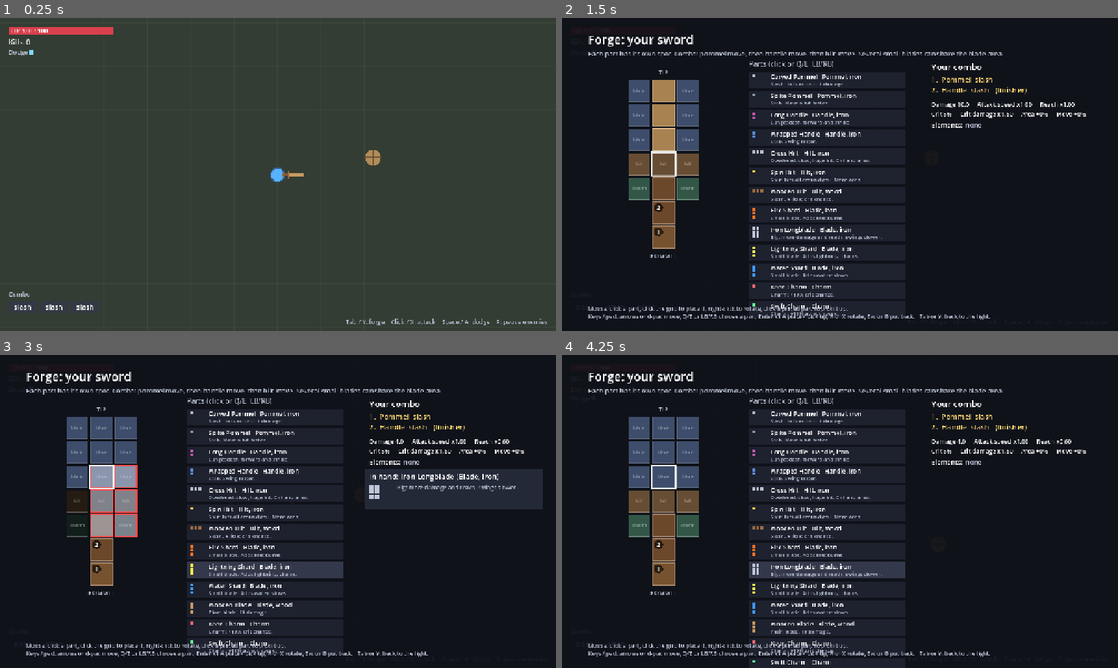
Above: before the commit, frames 1-4 (two rows, left to right).
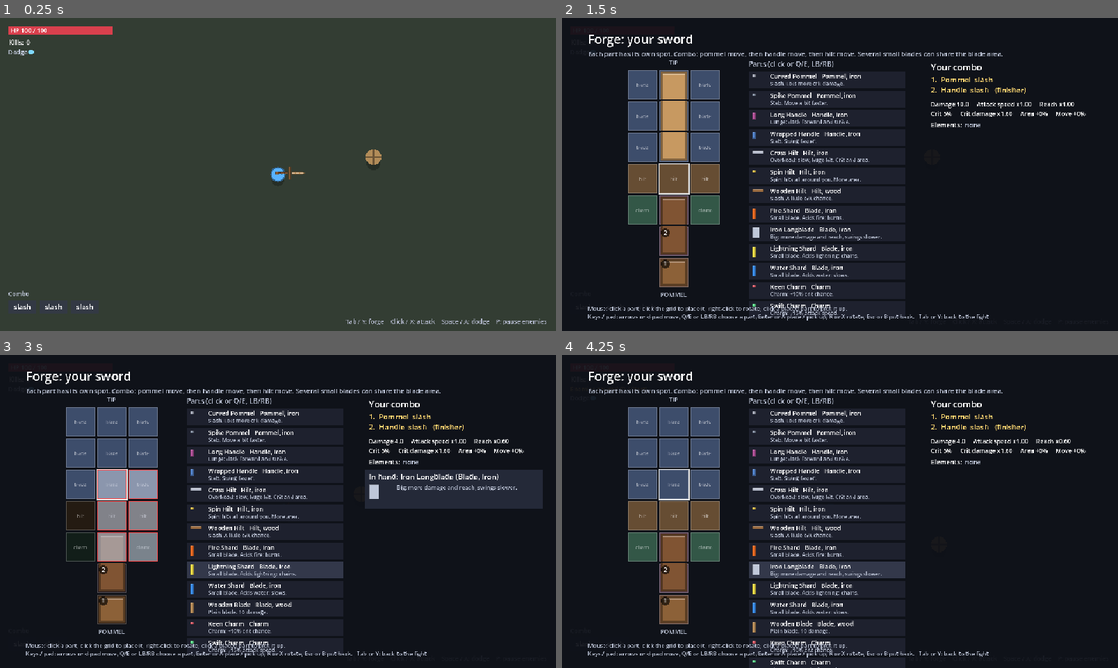
Above: after the commit, the same moments.

Repository: Durrannus/Modular-weapon-prototype
Game: Godot game, scene res://scenes/main.tscn
Same seed, same stepped clock (60 frames per second), same inputs: the game is played once before the commit and once after it.
Inputs (mouse positions are in pixels of both pictures, inside the frame that each line leads up to):
- Up to frame 1 (0.25 s): no input
- Up to frame 2 (1.5 s): tap Enter (menu_place) at 0.5 s; move the mouse to (962, 158) at 0.52 s; hold D (move_right) 0.53-1.28 s; tap Tab (build) at 0.6 s; click (962, 158) at 0.67 s; tap Space (dash) at 1.25 s; move the mouse to (728, 190) at 1.27 s; hold Escape (menu_back) from 1.28 s (still down); click (728, 190) at 1.35 s
- Up to frame 3 (3 s): tap Tab (build) at 1.55, 2.1 s; move the mouse to (333, 442) at 2.02 s; release Escape (menu_back) at 2.03 s; hold D (move_right) 2.03-2.78 s; tap Enter (menu_place) at 2.75 s; move the mouse to (250, 574) at 2.77 s; hold W (move_up) from 2.78 s (still down); tap Space (dash) at 2.85 s; click (250, 574) at 2.92 s
- Up to frame 4 (4.25 s): tap Tab (build) at 3.05, 3.8 s; move the mouse to (1006, 558) at 3.52 s; release W (move_up) at 3.53 s; hold A (move_left) from 3.53 s (still down); tap P (toggle_spawning) at 3.6 s

The runs differ from the first frame. In frame 1, 0.7% of the frame differs, in the area x 1-99%, y 2-99%; in frame 2, 13%, in the area x 4-95%, y 5-97%; in frame 3, 12%; in frame 4, 12%.

Commit message:
Milestone 2 groundwork: 640x360, sword drawn from its parts, sprite loading
- 640x360 base with integer scaling; camera zoomed so the world keeps its units
- HUD and forge drawn at half scale so text stays sharp
- Sword is its own layer built from the parts on the grid, aimed, held at the
  hand, behind the body when facing up
- Body faces the nearest of 4 directions
- Sprites load by name from art/ with simple-shape fallbacks (parts in hand and
  on the forge grid, enemies, floor and wall tiles)

Co-Authored-By: Claude Opus 5.5 <noreply@anthropic.com>
Claude-Session: https://claude.ai/code/session_01PcDKVkPofzbtLy82C9TbQ8

Diff:
--- a/project.godot
+++ b/project.godot
@@ -15,9 +15,12 @@
 
 [display]
 
-window/size/viewport_width=1280
-window/size/viewport_height=720
+window/size/viewport_width=640
+window/size/viewport_height=360
+window/size/window_width_override=1280
+window/size/window_height_override=720
 window/stretch/mode="canvas_items"
+window/stretch/scale_mode="integer"
 
 [rendering]
 
--- /dev/null
+++ b/scripts/art.gd
@@ -0,0 +1,43 @@
+extends RefCounted
+## Loads sprites from res://art/ by name, and returns null when one doesn't
+## exist yet, so the game falls back to simple shapes until the art lands.
+##
+## The art folder has a .gdignore file, so the editor doesn't import it and the
+## game also runs from a fresh copy that the editor never opened (Steam Deck).
+## Before making an exported build, remove .gdignore and switch to load().
+##
+## Naming:
+##   art/parts/<part id>_hand.png   the part as it looks in hand (5 px per grid cell)
+##   art/parts/<part id>_grid.png   the part on the forge grid (18 px per grid cell)
+##   art/enemies/<kind>.png         slime, charger, brute, dummy
+##   art/tiles/floor.png, art/tiles/wall.png    16x16
+##   art/props/forge_bench.png
+
+const ART_DIR := "res://art/"
+
+## Sprites are drawn at this many world units per art pixel. The camera is
+## zoomed to 0.5 so one art pixel = one screen pixel at 640x360.
+const PIXEL := 2.0
+
+static var _cache := {}
+
+
+static func texture(rel_path: String) -> Texture2D:
+	if _cache.has(rel_path):
+		return _cache[rel_path]
+	var tex: Texture2D = null
+	var path := ART_DIR + rel_path
+	if FileAccess.file_exists(path):
+		var img := Image.new()
+		if img.load(ProjectSettings.globalize_path(path)) == OK:
+			tex = ImageTexture.create_from_image(img)
+	_cache[rel_path] = tex
+	return tex
+
+
+static func part_hand(id: String) -> Texture2D:
+	return texture("parts/%s_hand.png" % id)
+
+
+static func part_grid(id: String) -> Texture2D:
+	return texture("parts/%s_grid.png" % id)
--- a/scripts/enemy.gd
+++ b/scripts/enemy.gd
@@ -9,6 +9,7 @@
 
 const DamageNumber := preload("res://scripts/fx/damage_number.gd")
 const Fx := preload("res://scripts/fx/fx.gd")
+const Art := preload("res://scripts/art.gd")
 
 var kind := "slime"
 var max_hp := 30.0
@@ -233,6 +234,38 @@
 	if flash > 0.0:
 		c = Color.WHITE
 
+	draw_circle(Vector2(0, radius * 0.8), radius * 0.9, Color(0, 0, 0, 0.25))  # shadow
+	var tex := Art.texture("enemies/%s.png" % kind)
+	if tex != null:
+		# Sprite, centred, flipped to face left/right; tinted by status and hit flash.
+		var flip := -1.0 if facing.x < 0.0 else 1.0
+		draw_set_transform(Vector2.ZERO, 0.0, Vector2(Art.PIXEL * flip, Art.PIXEL))
+		draw_texture(tex, -tex.get_size() * 0.5, c if c != color else Color.WHITE)
+		draw_set_transform(Vector2.ZERO, 0.0, Vector2.ONE)
+	else:
+		_draw_shape(c)
+
+	if stun_time > 0.0:
+		for i in 3:
+			var a := Time.get_ticks_msec() / 150.0 + i * TAU / 3.0
+			draw_circle(Vector2(cos(a), sin(a) * 0.4) * radius * 0.8 + Vector2(0, -radius - 6.0), 2.5, WeaponBuild.ELEMENT_COLORS["electrified"])
+
+	if kind == "dummy":
+		var dps := current_dps()
+		if dps > 0.0:
+			var font := ThemeDB.fallback_font
+			var label := "DPS %.1f" % dps
+			draw_string_outline(font, Vector2(-50, -radius - 14.0), label, HORIZONTAL_ALIGNMENT_CENTER, 100, 16, 4, Color.BLACK)
+			draw_string(font, Vector2(-50, -radius - 14.0), label, HORIZONTAL_ALIGNMENT_CENTER, 100, 16, Color(1, 0.95, 0.6))
+
+	if hp < max_hp and kind != "dummy":
+		var w := radius * 2.0
+		var y := -radius - 10.0
+		draw_rect(Rect2(-w * 0.5, y, w, 4.0), Color(0, 0, 0, 0.6))
+		draw_rect(Rect2(-w * 0.5, y, w * clampf(hp / max_hp, 0.0, 1.0), 4.0), Color(0.9, 0.25, 0.25))
+
+## Stand-in shapes until the enemy sprites land.
+func _draw_shape(c: Color) -> void:
 	match kind:
 		"charger":
 			var tip := facing * (radius + 6.0)
@@ -249,22 +282,3 @@
 			draw_circle(Vector2.ZERO, radius, c)
 			draw_arc(Vector2.ZERO, radius, 0.0, TAU, 28, c.darkened(0.4), 2.5)
 			draw_circle(facing * radius * 0.45, radius * 0.18, Color(0.1, 0.1, 0.1))
-
-	if stun_time > 0.0:
-		for i in 3:
-			var a := Time.get_ticks_msec() / 150.0 + i * TAU / 3.0
-			draw_circle(Vector2(cos(a), sin(a) * 0.4) * radius * 0.8 + Vector2(0, -radius - 6.0), 2.5, WeaponBuild.ELEMENT_COLORS["electrified"])
-
-	if kind == "dummy":
-		var dps := current_dps()
-		if dps > 0.0:
-			var font := ThemeDB.fallback_font
-			var label := "DPS %.1f" % dps
-			draw_string_outline(font, Vector2(-50, -radius - 14.0), label, HORIZONTAL_ALIGNMENT_CENTER, 100, 16, 4, Color.BLACK)
-			draw_string(font, Vector2(-50, -radius - 14.0), label, HORIZONTAL_ALIGNMENT_CENTER, 100, 16, Color(1, 0.95, 0.6))
-
-	if hp < max_hp and kind != "dummy":
-		var w := radius * 2.0
-		var y := -radius - 10.0
-		draw_rect(Rect2(-w * 0.5, y, w, 4.0), Color(0, 0, 0, 0.6))
-		draw_rect(Rect2(-w * 0.5, y, w * clampf(hp / max_hp, 0.0, 1.0), 4.0), Color(0.9, 0.25, 0.25))
--- a/scripts/main.gd
+++ b/scripts/main.gd
@@ -9,6 +9,7 @@
 const EnemyScript := preload("res://scripts/enemy.gd")
 const HudScript := preload("res://scripts/ui/hud.gd")
 const BuildMenuScript := preload("res://scripts/ui/build_menu.gd")
+const Art := preload("res://scripts/art.gd")
 
 const ARENA := Rect2(0, 0, 1800, 1100)
 const WALL := 40.0
@@ -136,6 +137,24 @@
 
 
 func _draw() -> void:
+	var floor_tex := Art.texture("tiles/floor.png")
+	var wall_tex := Art.texture("tiles/wall.png")
+	if floor_tex != null or wall_tex != null:
+		texture_repeat = CanvasItem.TEXTURE_REPEAT_ENABLED
+		# Tiles are 16 art pixels, drawn at Art.PIXEL world units each.
+		draw_set_transform(Vector2.ZERO, 0.0, Vector2(Art.PIXEL, Art.PIXEL))
+		var outer := Rect2(ARENA.grow(WALL).position / Art.PIXEL, ARENA.grow(WALL).size / Art.PIXEL)
+		var inner := Rect2(ARENA.position / Art.PIXEL, ARENA.size / Art.PIXEL)
+		if wall_tex != null:
+			draw_texture_rect(wall_tex, outer, true)
+		else:
+			draw_rect(outer, Color(0.1, 0.09, 0.12))
+		if floor_tex != null:
+			draw_texture_rect(floor_tex, inner, true)
+		else:
+			draw_rect(inner, Color(0.2, 0.24, 0.2))
+		draw_set_transform(Vector2.ZERO, 0.0, Vector2.ONE)
+		return
 	draw_rect(ARENA.grow(WALL), Color(0.1, 0.09, 0.12))
 	draw_rect(ARENA, Color(0.2, 0.24, 0.2))
 	var step := 100.0
--- a/scripts/player.gd
+++ b/scripts/player.gd
@@ -6,6 +6,7 @@
 ## Blade elements add effects on hit (fire, water, lightning, steam, electrified).
 
 const Fx := preload("res://scripts/fx/fx.gd")
+const Art := preload("res://scripts/art.gd")
 
 const MOVE_SPEED := 250.0
 const RADIUS := 16.0
@@ -57,6 +58,8 @@
 var anim_move := ""
 var anim_dir := Vector2.RIGHT
 var knocked_out_timer := 0.0
+var facing := "down"       # nearest of 4 directions to the aim: up, down, left, right
+var weapon_layer: Node2D
 
 
 func _ready() -> void:
@@ -72,9 +75,15 @@
 	camera = Camera2D.new()
 	camera.position_smoothing_enabled = true
 	camera.position_smoothing_speed = 9.0
+	camera.zoom = Vector2(0.5, 0.5)  # 640x360 screen, world keeps its old units
 	add_child(camera)
 	camera.make_current()
 	spawn_point = global_position
+	# The sword is its own layer so it can sit behind the body when facing up.
+	weapon_layer = Node2D.new()
+	weapon_layer.name = "Weapon"
+	add_child(weapon_layer)
+	weapon_layer.draw.connect(_draw_weapon)
 
 
 func set_camera_limits(rect: Rect2) -> void:
@@ -376,7 +385,16 @@
 	knocked_out_timer = maxf(knocked_out_timer - delta, 0.0)
 	shake = move_toward(shake, 0.0, 40.0 * delta)
 	camera.offset = Vector2(randf_range(-1, 1), randf_range(-1, 1)) * shake
+	facing = _facing_of(aim_dir if current_step < 0 else anim_dir)
+	weapon_layer.show_behind_parent = facing == "up"
 	queue_redraw()
+	weapon_layer.queue_redraw()
+
+
+static func _facing_of(d: Vector2) -> String:
+	if absf(d.x) > absf(d.y):
+		return "right" if d.x > 0.0 else "left"
+	return "down" if d.y > 0.0 else "up"
 
 
 # --- Drawing ------------------------------------------------------------------
@@ -387,13 +405,31 @@
 	if dodge_timer > 0.0:
 		body = color.lightened(0.4)
 		body.a = 0.6
+	draw_circle(Vector2(0, RADIUS * 0.8), RADIUS * 0.9, Color(0, 0, 0, 0.25))  # shadow
 	draw_circle(Vector2.ZERO, RADIUS, body)
 	draw_arc(Vector2.ZERO, RADIUS, 0.0, TAU, 28, color.darkened(0.45), 2.5)
-	_draw_sword()
-
-
-## The sword, drawn from the build's colours so swapping parts shows up.
-func _draw_sword() -> void:
+	# Eyes show which of the 4 directions the body faces (stand-in until the body sprite lands).
+	if facing != "up":
+		var f := {"down": Vector2(0, 1), "left": Vector2(-1, 0), "right": Vector2(1, 0)}[facing] as Vector2
+		var eye_side := Vector2(4.5, 0) if facing == "down" else Vector2(0, 0)
+		var centre := f * 6.0 + Vector2(0, -2)
+		var eye := Color(0.08, 0.1, 0.16)
+		if facing == "down":
+			draw_rect(Rect2(centre - eye_side - Vector2(1.5, 2.5), Vector2(3, 5)), eye)
+			draw_rect(Rect2(centre + eye_side - Vector2(1.5, 2.5), Vector2(3, 5)), eye)
+		else:
+			draw_rect(Rect2(centre + f * 3.0 - Vector2(1.5, 2.5), Vector2(3, 5)), eye)
+
+
+# --- Weapon layer --------------------------------------------------------------
+# The sword is assembled from the parts on the grid: each part is drawn on its
+# own grid cells (5 art pixels per cell), the whole thing is rotated to point at
+# the aim and held at the hand. The grid's top row is the tip.
+
+const HAND_CELL := 5.0                      # art pixels per grid cell in hand
+const HAND_GRIP := Vector2(1.5, 5.0)        # where the hand holds it, in grid cells
+
+func _sword_pose() -> Array:
 	var angle := aim_dir.angle()
 	var extend := 0.0
 	if current_step >= 0:
@@ -413,19 +449,68 @@
 				extend = 0.0 if hit_time >= 0.0 else 6.0
 			_:
 				angle += -1.2 if hit_time >= 0.0 else lerpf(-1.2, 1.2, after)
+	return [angle, extend]
+
+
+func _draw_weapon() -> void:
+	var layout: Array = weapon.get("layout", [])
+	if layout.is_empty():
+		return
+	var pose := _sword_pose()
+	var angle: float = pose[0]
 	var d := Vector2.RIGHT.rotated(angle)
-	var side := d.orthogonal()
-	var reach: float = weapon.get("reach", 1.0)
-	var pommel := d * (RADIUS - 2.0 + extend)
-	var guard := pommel + d * 12.0
-	var tip_len := 34.0 * maxf(reach, 0.6)
-	draw_line(pommel, guard, weapon.get("handle_color", Color(0.45, 0.3, 0.18)), 5.0)
-	draw_circle(pommel, 3.5, weapon.get("pommel_color", Color(0.5, 0.35, 0.2)))
-	draw_line(guard - side * 9.0, guard + side * 9.0, weapon.get("hilt_color", Color(0.55, 0.38, 0.22)), 4.0)
-	var blades: Array = weapon.get("blade_colors", [])
-	if blades.is_empty():
-		return
-	var w := 7.0 if weapon.get("big_blade", false) else (6.0 if blades.size() == 1 else 3.5)
-	for i in blades.size():
-		var offset := side * ((i - (blades.size() - 1) * 0.5) * 4.0)
-		draw_line(guard + offset, guard + offset + d * tip_len, blades[i], w)
+	var hand := d * (RADIUS * 0.75 + float(pose[1])) + d.orthogonal() * 3.0
+	# Art space: x right, y down, tip at the top. Rotate so "up" points along d.
+	weapon_layer.draw_set_transform(hand, angle + PI * 0.5, Vector2(Art.PIXEL, Art.PIXEL))
+	var c := HAND_CELL
+	var grip := HAND_GRIP * c
+	# Draw handle end first so the blade and guard sit on top.
+	var order := layout.duplicate()
+	order.sort_custom(func(a, b): return _layer_rank(a["type"]) < _layer_rank(b["type"]))
+	for item in order:
+		var cells: Array = item["cells"]
+		var tex := Art.part_hand(item["id"])
+		if tex != null and int(item.get("rotation", 0)) == 0:
+			var top_left := Vector2(cells[0])
+			for cell in cells:
+				top_left = top_left.min(Vector2(cell))
+			weapon_layer.draw_texture(tex, top_left * c - grip)
+			continue
+		_draw_part_shape(item, cells, c, grip)
+	weapon_layer.draw_set_transform(Vector2.ZERO, 0.0, Vector2.ONE)
+
+
+static func _layer_rank(t: int) -> int:
+	# pommel, handle, charm, blade, hilt (guard over the blade's base)
+	return [0, 1, 4, 3, 2][t]
+
+
+## Stand-in for a part sprite: pixel blocks per cell, pointed tip on blades.
+func _draw_part_shape(item: Dictionary, cells: Array, c: float, grip: Vector2) -> void:
+	var col: Color = item["color"]
+	var dark := col.darkened(0.45)
+	var t: int = item["type"]
+	for cell in cells:
+		var o := Vector2(cell) * c - grip
+		var above := cells.has(cell + Vector2i(0, -1))
+		match t:
+			3:  # blade
+				if not above:
+					weapon_layer.draw_colored_polygon(PackedVector2Array([o + Vector2(c * 0.5, 0), o + Vector2(c - 1, c * 0.6), o + Vector2(c - 1, c), o + Vector2(1, c), o + Vector2(1, c * 0.6)]), dark)
+					weapon_layer.draw_colored_polygon(PackedVector2Array([o + Vector2(c * 0.5, 1), o + Vector2(c - 2, c * 0.65), o + Vector2(c - 2, c), o + Vector2(2, c), o + Vector2(2, c * 0.65)]), col)
+				else:
+					weapon_layer.draw_rect(Rect2(o + Vector2(1, 0), Vector2(c - 2, c)), dark)
+					weapon_layer.draw_rect(Rect2(o + Vector2(2, 0), Vector2(c - 4, c)), col)
+				weapon_layer.draw_rect(Rect2(o + Vector2(c * 0.5 - 0.5, 1.5), Vector2(1, c - 1.5)), col.lightened(0.35))
+			2:  # hilt / guard
+				weapon_layer.draw_rect(Rect2(o + Vector2(0, 1), Vector2(c, c - 2)), dark)
+				weapon_layer.draw_rect(Rect2(o + Vector2(0, 2), Vector2(c, c - 4)), col)
+			1:  # handle / grip
+				weapon_layer.draw_rect(Rect2(o + Vector2(1.5, 0), Vector2(c - 3, c)), dark)
+				weapon_layer.draw_rect(Rect2(o + Vector2(2, 0), Vector2(c - 4, c)), col)
+				weapon_layer.draw_rect(Rect2(o + Vector2(1.5, c * 0.5), Vector2(c - 3, 1)), dark)
+			0:  # pommel
+				weapon_layer.draw_circle(o + Vector2(c * 0.5, c * 0.4), c * 0.4, dark)
+				weapon_layer.draw_circle(o + Vector2(c * 0.5, c * 0.4), c * 0.28, col)
+			_:  # charm: a small gem beside the grip
+				weapon_layer.draw_colored_polygon(PackedVector2Array([o + Vector2(c * 0.5, 0.5), o + Vector2(c - 1, c * 0.5), o + Vector2(c * 0.5, c - 0.5), o + Vector2(1, c * 0.5)]), col)
--- a/scripts/ui/build_menu.gd
+++ b/scripts/ui/build_menu.gd
@@ -2,11 +2,12 @@
 
 const PartData := preload("res://scripts/parts/part_data.gd")
 const WeaponBuild := preload("res://scripts/weapon/weapon_build.gd")
+const Art := preload("res://scripts/art.gd")
 ## The crafting table: fit parts onto the weapon's grid.
 ## Free to swap. Pauses the game while open.
 
-const CELL := 56.0
-const GRID_POS := Vector2(150, 140)
+const CELL := 72.0  # 36 screen pixels: grid sprites are 18 px per cell, drawn at 2x
+const GRID_POS := Vector2(150, 118)
 const INV_POS := Vector2(430, 124)
 const INV_ROW := 44.0
 const INV_W := 360.0
@@ -28,7 +29,9 @@
 	layer = 10
 	process_mode = Node.PROCESS_MODE_ALWAYS
 	root = Control.new()
-	root.set_anchors_preset(Control.PRESET_FULL_RECT)
+	# Laid out at 1280x720 and drawn at half scale on the 640x360 screen.
+	scale = Vector2(0.5, 0.5)
+	root.size = Vector2(1280, 720)
 	root.mouse_filter = Control.MOUSE_FILTER_STOP
 	root.visible = false
 	add_child(root)
@@ -225,10 +228,12 @@
 	var combo_number := {PartData.PartType.POMMEL: 1, PartData.PartType.HANDLE: 2, PartData.PartType.HILT: 3}
 	for pl in build.placements:
 		var part: PartData = pl["part"]
-		for c in pl["cells"]:
-			var r := _cell_rect(c)
-			root.draw_rect(r, part.color.darkened(0.15))
-			root.draw_rect(r, part.color.lightened(0.25), false, 2.0)
+		var tex := Art.part_grid(part.id)
+		if tex != null and pl["rotation"] == 0:
+			root.draw_texture_rect(tex, _cells_rect(pl["cells"]), false)
+		else:
+			for c in pl["cells"]:
+				_draw_part_cell(part, Rect2(GRID_POS + Vector2(c) * CELL, Vector2(CELL, CELL)).grow(-1.0), pl["cells"], c)
 		if combo_number.has(part.part_type):
 			var key: Vector2i = WeaponBuild._order_key(pl["cells"])
 			var kr := _cell_rect(key)
@@ -247,9 +252,8 @@
 			root.draw_rect(gr, edge, false, 3.0)
 	root.draw_rect(_cell_rect(cursor).grow(2.0), Color(1, 1, 1, 0.9), false, 3.0)
 
-	var gy := GRID_POS.y + CELL * WeaponBuild.GRID_H + 52
 	if message != "":
-		root.draw_multiline_string(font, Vector2(60, gy), message, HORIZONTAL_ALIGNMENT_LEFT, 340, 14, -1, Color(1, 0.6, 0.5))
+		root.draw_multiline_string(font, Vector2(INFO_POS.x, 600), message, HORIZONTAL_ALIGNMENT_LEFT, INFO_W, 15, -1, Color(1, 0.6, 0.5))
 
 	# Parts list
 	root.draw_string(font, INV_POS + Vector2(0, -12), "Parts (click or Q/E, LB/RB)", HORIZONTAL_ALIGNMENT_LEFT, -1, 16, dim)
@@ -278,9 +282,40 @@
 
 
 func _draw_mini_shape(part: PartData, pos: Vector2, rot: int, s: float = 12.0) -> void:
-	for c in WeaponBuild.rotated_shape(part.shape, rot):
+	var cells := WeaponBuild.rotated_shape(part.shape, rot)
+	var tex := Art.part_grid(part.id)
+	if tex != null and rot == 0:
+		root.draw_texture_rect(tex, _cells_rect(cells, pos, s), false)
+		return
+	for c in cells:
 		var v: Vector2i = c
-		root.draw_rect(Rect2(pos + Vector2(v) * s, Vector2(s - 2, s - 2)), part.color)
+		_draw_part_cell(part, Rect2(pos + Vector2(v) * s, Vector2(s, s)), cells, v)
+
+
+## Bounding box of some cells, in grid-screen space or at pos with cell size s.
+func _cells_rect(cells: Array, pos: Vector2 = GRID_POS, s: float = CELL) -> Rect2:
+	var lo := Vector2i(999, 999)
+	var hi := Vector2i(-999, -999)
+	for c in cells:
+		lo = Vector2i(mini(lo.x, c.x), mini(lo.y, c.y))
+		hi = Vector2i(maxi(hi.x, c.x), maxi(hi.y, c.y))
+	return Rect2(pos + Vector2(lo) * s, Vector2(hi - lo + Vector2i.ONE) * s)
+
+
+## Stand-in for a part sprite: one bevelled block per cell, joined to the
+## part's other cells so a part reads as one piece.
+func _draw_part_cell(part: PartData, r: Rect2, cells: Array, c: Vector2i) -> void:
+	var g := maxf(r.size.x * 0.06, 1.0)
+	var inner := r
+	var face := r
+	for side in [[SIDE_LEFT, Vector2i(-1, 0)], [SIDE_RIGHT, Vector2i(1, 0)], [SIDE_TOP, Vector2i(0, -1)], [SIDE_BOTTOM, Vector2i(0, 1)]]:
+		if not cells.has(c + side[1]):
+			inner = inner.grow_side(side[0], -g)
+			face = face.grow_side(side[0], -g * 2.0)
+	root.draw_rect(inner, part.color.darkened(0.35))
+	root.draw_rect(face, part.color)
+	if not cells.has(c + Vector2i(0, -1)):
+		root.draw_rect(Rect2(face.position, Vector2(face.size.x, g)), part.color.lightened(0.3))
 
 
 func _draw_info(font: Font, white: Color, dim: Color) -> void:
--- a/scripts/ui/hud.gd
+++ b/scripts/ui/hud.gd
@@ -10,7 +10,10 @@
 func _ready() -> void:
 	layer = 5
 	panel = Control.new()
-	panel.set_anchors_preset(Control.PRESET_FULL_RECT)
+	# UI is laid out at 1280x720 and drawn at half scale onto the 640x360 screen,
+	# which the window then doubles, so text stays sharp.
+	scale = Vector2(0.5, 0.5)
+	panel.size = Vector2(1280, 720)
 	panel.mouse_filter = Control.MOUSE_FILTER_IGNORE
 	add_child(panel)
 	panel.draw.connect(_draw_hud)
--- a/scripts/weapon/weapon_build.gd
+++ b/scripts/weapon/weapon_build.gd
@@ -261,7 +261,14 @@
 	elif not elements.is_empty():
 		hit_color = ELEMENT_COLORS[elements[0]]
 
+	# Where each part sits, so the sword in hand can be drawn from its parts.
+	var layout: Array = []
+	for pl in placements:
+		var lp: PartData = pl["part"]
+		layout.append({"id": lp.id, "type": lp.part_type, "color": lp.color, "cells": pl["cells"].duplicate(), "rotation": pl["rotation"]})
+
 	return {
+		"layout": layout,
 		"steps": steps,
 		"hit_color": hit_color,
 		"damage": damage,
Not shown, added: art/.gdignore
Not shown, added: scripts/art.gd.uid
